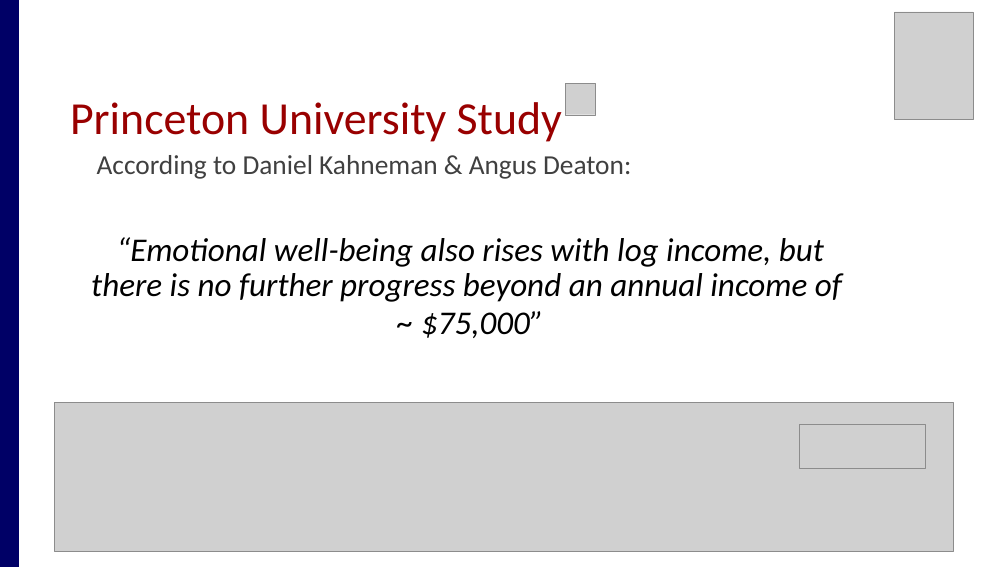
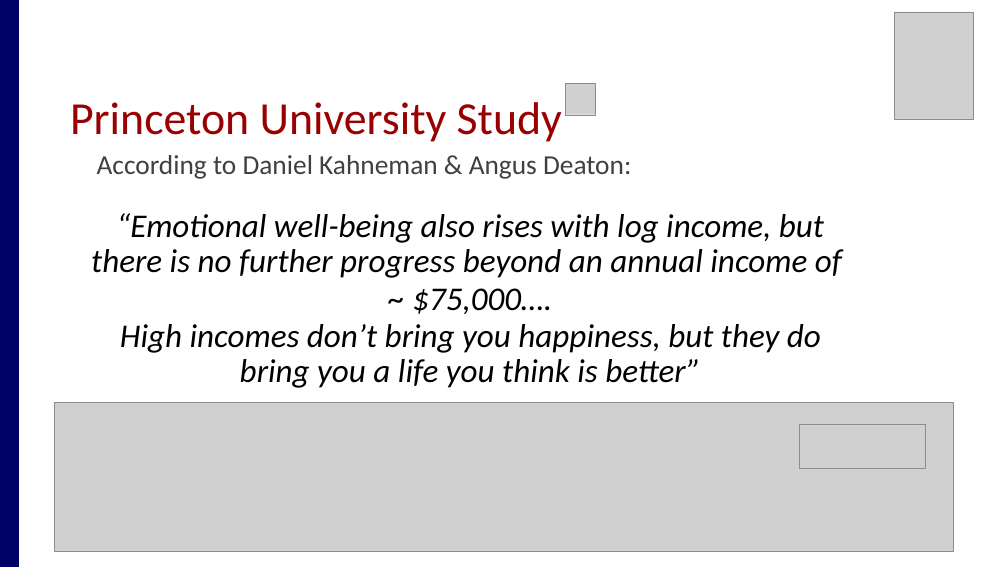
Before and after one commit to amiraligh89/RealEstate_Project1, a slide deck: slide 4 of RealEstate_Presentation.pptx (slide 3 before the commit). Drawn at 1008x567 pixels with LibreOffice and Linux fonts; fonts in the diff are those of the drawing; grey boxes stand for pictures. Boxes give left, top, right and bottom in pixels: in the first picture for what was removed or moved away, otherwise in the second. Text is boxed around its words. In the diff, an @@ line names an element or a change of style, - is before the commit and + after.

Commit message:
Added Slide #3

```diff
--- a/RealEstate_Presentation.pptx
+++ b/RealEstate_Presentation.pptx
@@ text "“Emotional well-being also rises with ...": place and size @@
-text "“Emotional well-being also rises with ..." at bbox=[91, 237, 842, 338]
+text "“Emotional well-being also rises with ..." at bbox=[91, 213, 842, 388]
@@ text at bbox=[120, 288, 821, 388]: text changed @@
-~ $75,000”
+~ $75,000….
+High incomes don’t bring you happiness, but they do bring you a life you think is better”
```
Also in this commit, not shown: 2 other slides changed, 1 slide added.
